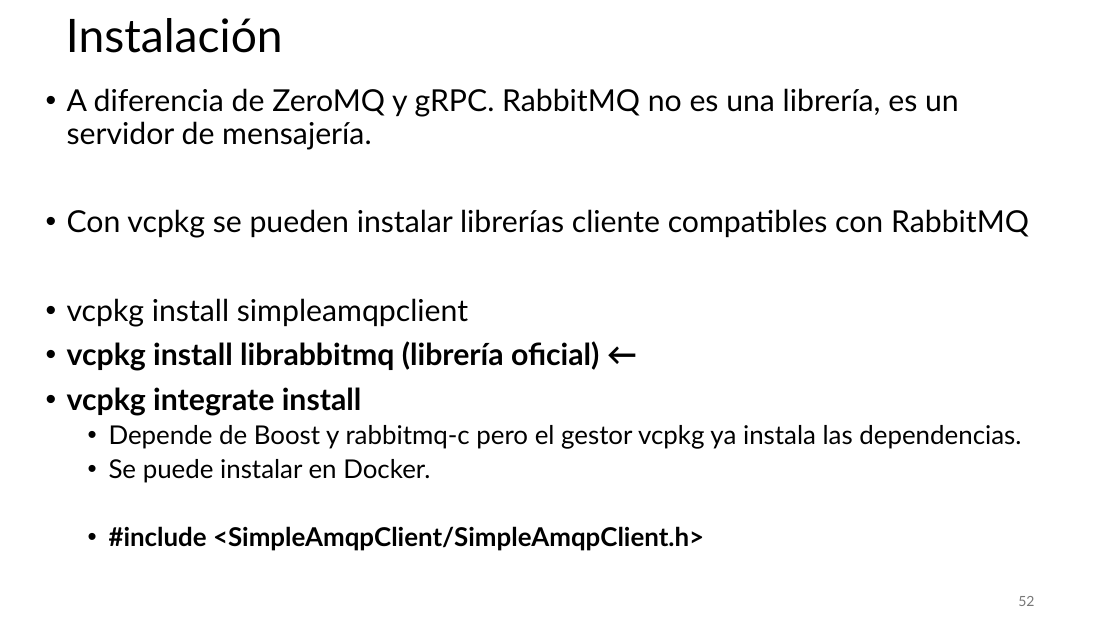
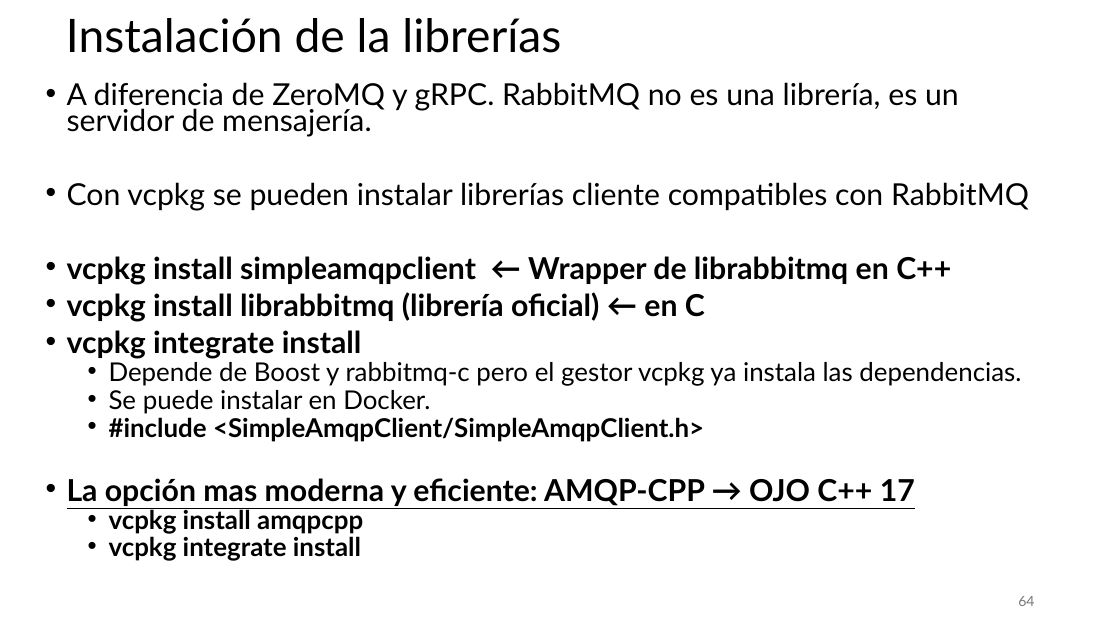
Before and after one commit to aldebarran22/CURSO_CPP_SERVICIOS_30H, a slide deck: slide 64 of doc/3_Comunicacion_microservicios_C++.pptx (slide 52 before the commit). Drawn at 1120x630 pixels with LibreOffice and Linux fonts; fonts in the diff are those of the drawing. Boxes give left, top, right and bottom in pixels: in the first picture for what was removed or moved away, otherwise in the second. Text is boxed around its words. In the diff, an @@ line names an element or a change of style, - is before the commit and + after.

```diff
--- a/doc/3_Comunicacion_microservicios_C++.pptx
+++ b/doc/3_Comunicacion_microservicios_C++.pptx
@@ title at (x1=66, y1=18, x2=561, y2=53): text changed @@
-Instalación
+Instalación de la librerías
@@ text at (x1=67, y1=82, x2=1029, y2=442): line spacing 0.9 to 0.7 @@
@@ text at (x1=67, y1=256, x2=951, y2=322): text changed @@
-• vcpkg install simpleamqpclient
-• vcpkg install librabbitmq (librería oficial) ←
+• vcpkg install simpleamqpclient ← Wrapper de librabbitmq en C++
+• vcpkg install librabbitmq (librería oficial) ← en C
@@ text at (x1=67, y1=478, x2=915, y2=561): paragraphs added @@
+• La opción mas moderna y eficiente: AMQP-CPP → OJO C++ 17
+  • vcpkg install amqpcpp
+  • vcpkg integrate install
@@ page number at (x1=1018, y1=596, x2=1034, y2=606): text changed @@
-52
+64
```
Also in this commit, not shown: 1 other slide changed, 15 slides added, 7 other files.
